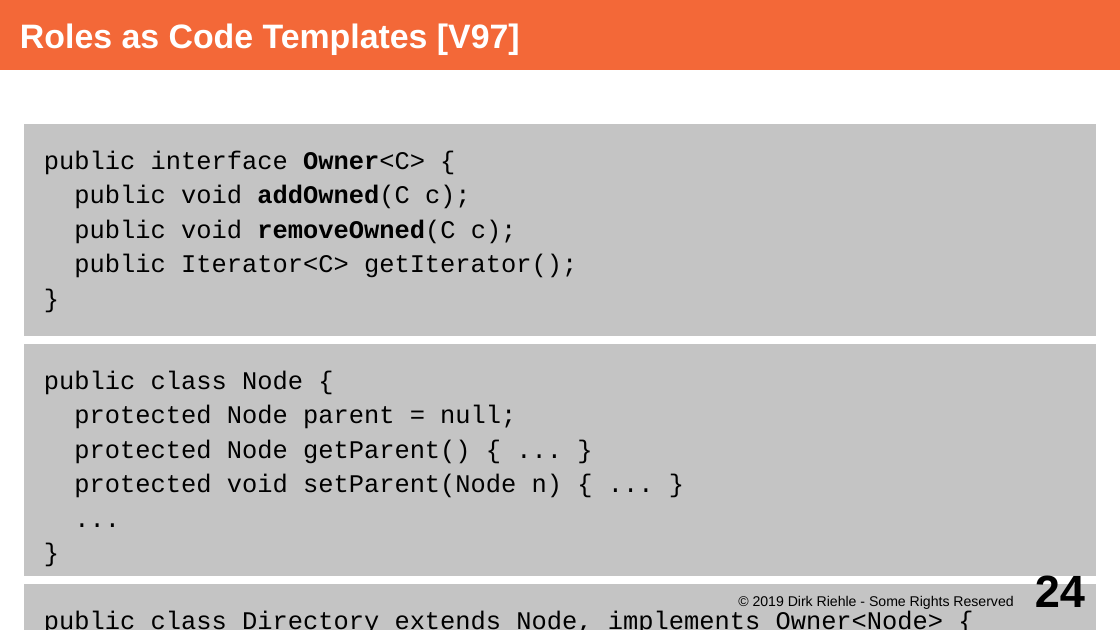
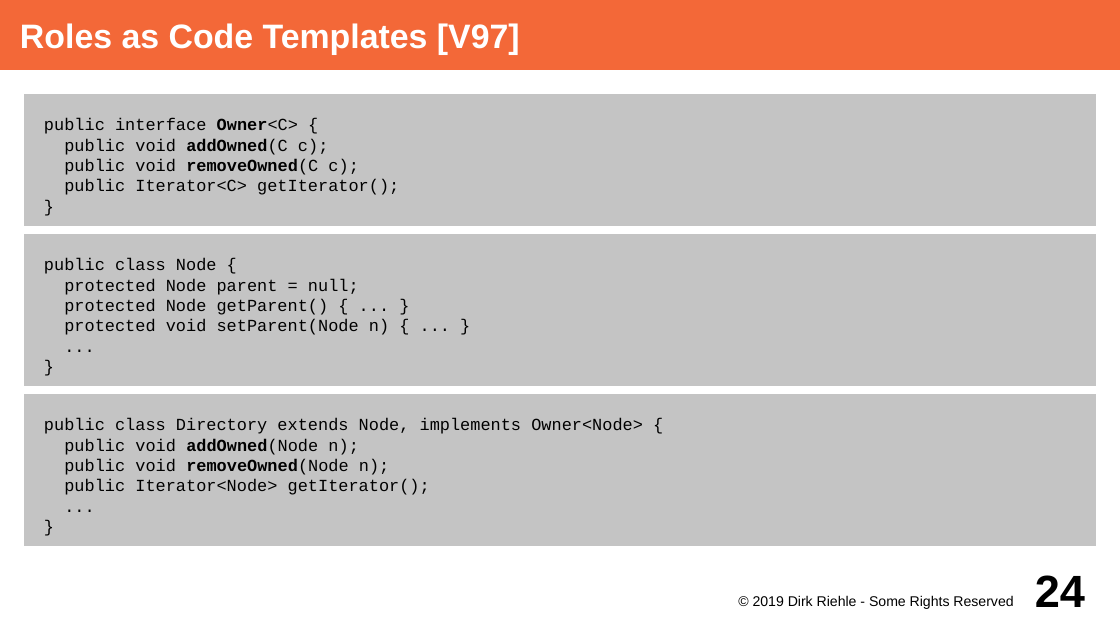
Before and after one commit to dirkriehle/adap-course, a slide deck: slide 24 of Lecture Slides/ADAP C11 - Collaboration-Based Design.odp. Drawn at 1120x630 pixels with LibreOffice and Linux fonts; fonts in the diff are those of the drawing. Boxes give left, top, right and bottom in pixels: in the first picture for what was removed or moved away, otherwise in the second. Text is boxed around its words. In the diff, an @@ line names an element or a change of style, - is before the commit and + after.

Commit message:
Finished first round of adjusting slides to new 16x9 format

```diff
--- a/Lecture Slides/ADAP C11 - Collaboration-Based Design.odp
+++ b/Lecture Slides/ADAP C11 - Collaboration-Based Design.odp
@@ text "public interface Owner<C> {": place and size @@
-text "public interface Owner<C> {" at (20, 120, 1101, 340)
+text "public interface Owner<C> {" at (20, 90, 1101, 231)
@@ text "public class Node {": place and size @@
-text "public class Node {" at (20, 340, 1101, 580)
+text "public class Node {" at (20, 230, 1101, 389)
@@ size 18 to 12 pt; less space between paragraphs in 3 elements at (20, 90, 1101, 231), (20, 230, 1101, 389), (20, 390, 1101, 550) @@
@@ text "public class Directory extends Node, ...": place and size @@
-text "public class Directory extends Node, ..." at (20, 580, 1101, 630)
+text "public class Directory extends Node, ..." at (20, 390, 1101, 550)
```
Also in this commit, not shown: 23 other slides changed, 38 other files.
